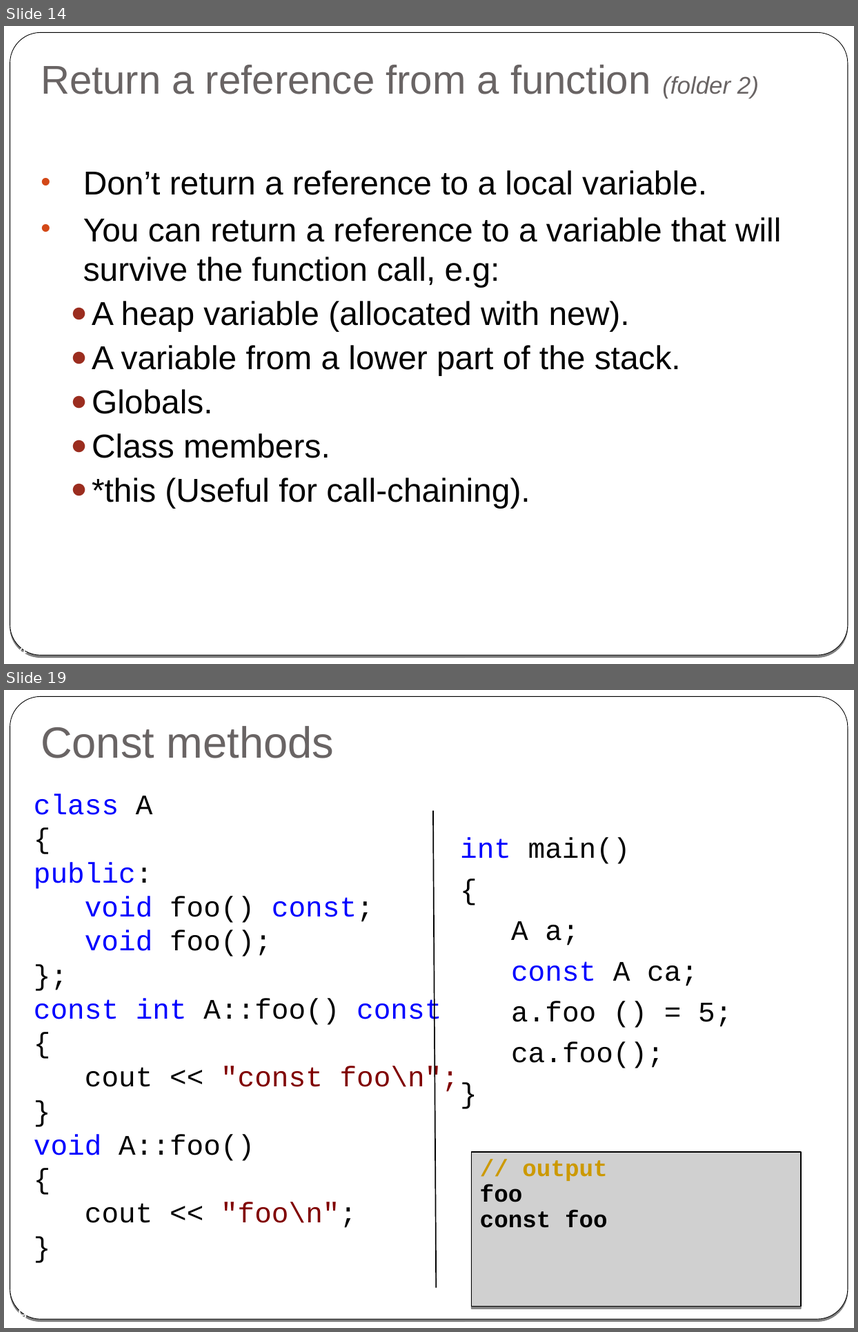
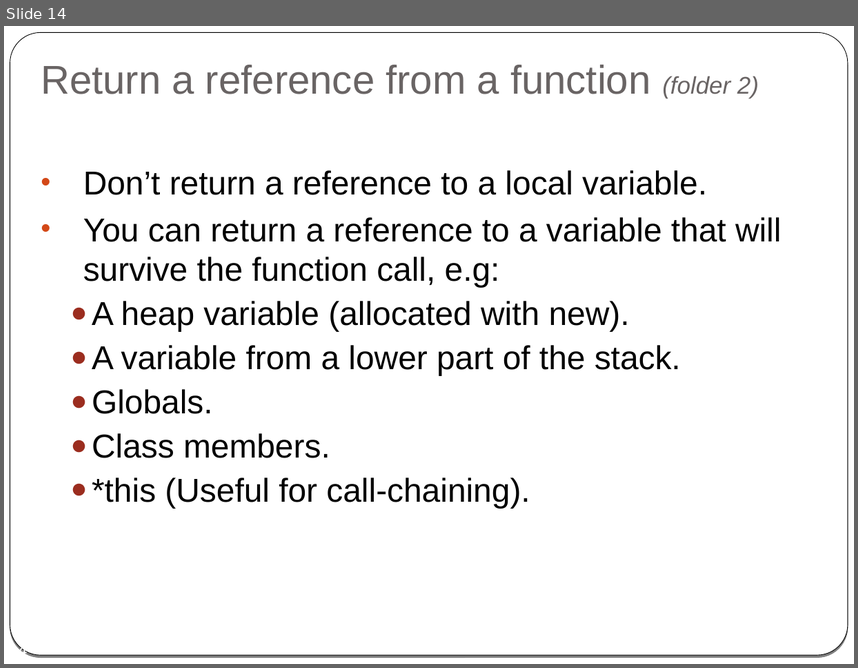
Before and after one commit to cpp-at-ariel/cpp-5779, a slide deck: 03-reference-const/slides-2-reference.odp. Shown one above the other, each under a label of ours: slides 14 and 19 before the commit, slide 14 after it; the slides between them are not shown. The pictures are 858x1332 and 858x668 pixels, drawn with LibreOffice and Linux fonts; fonts in the diff are those of the drawing; grey boxes stand for pictures. Boxes give left, top, right and bottom in pixels: in the first picture for what was removed or moved away, otherwise in the second. Text is boxed around its words. In the diff, an @@ line names an element or a change of style, - is before the commit and + after.

```diff
--- a/03-reference-const/slides-2-reference.odp
+++ b/03-reference-const/slides-2-reference.odp
@@ slide 19 removed at [4,690,854,1328], background gradient #000000 to #FFFFFF; not listed: 2 template elements that a slide beside it also shows @@
@@ title removed at [41,726,334,758] @@
-Const methods
@@ text removed at [34,793,459,1228] @@
-class A
-{
-public:
-void foo() const;
-void foo();
-};
-const int A::foo() const
-{
-cout << "const foo\n";
-}
-void A::foo()
-{
-cout << "foo\n";
-}
@@ line removed from (433, 811) to (436, 1288) @@
@@ text removed at [460,838,732,1068] @@
-int main()
-{
-A a;
-const A ca;
-a.foo () = 5;
-ca.foo();
-}
@@ picture removed at [472,1152,800,1306] @@
-// output
-foo
-const foo
@@ page number removed at [9,1306,27,1319] @@
-19
```
Also in this commit, not shown: 4 slides changed, 1 slide added, 8 other slides removed, 13 other files.
